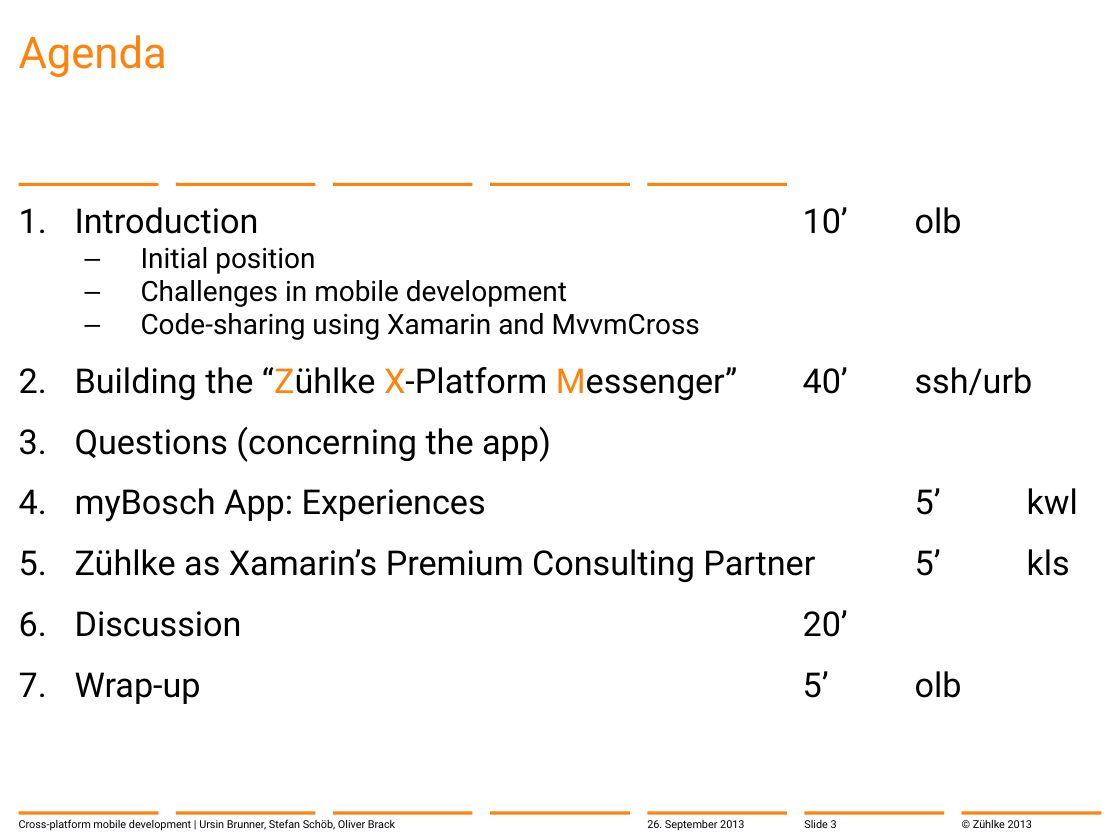
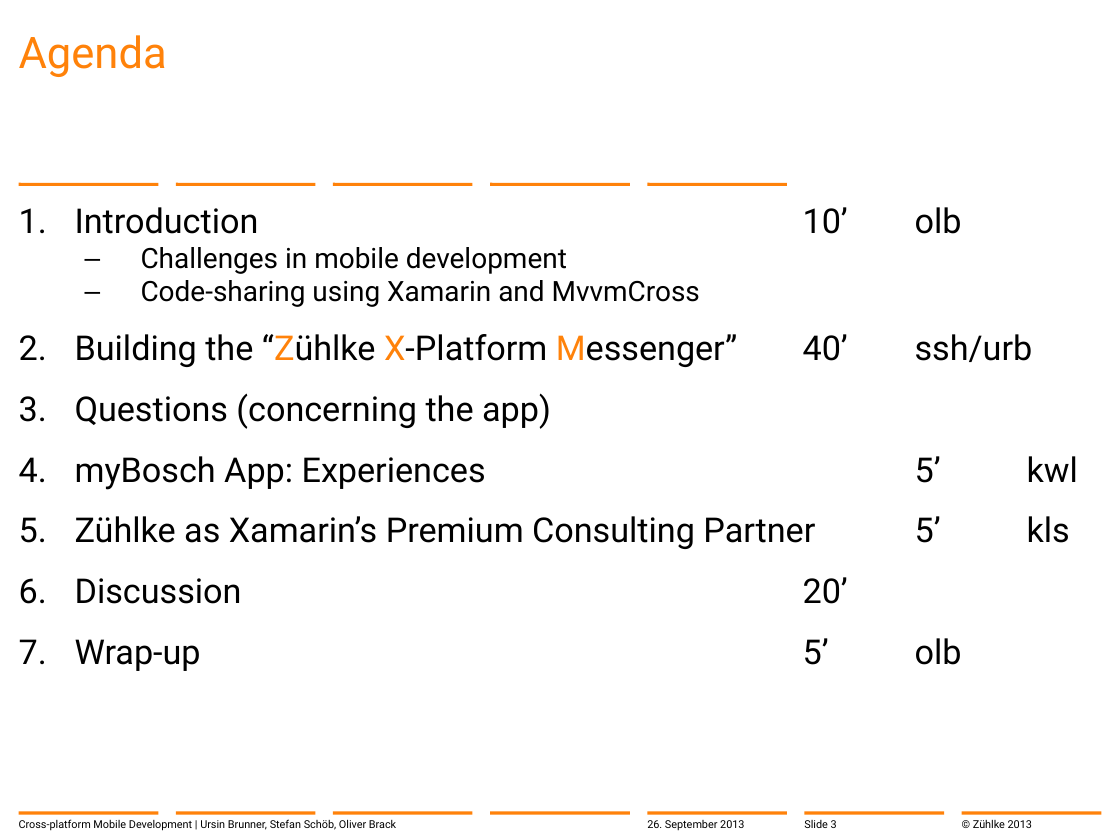
Before and after one commit to brunnurs/zxm, a slide deck: slide 3 of docs/13-09-26 Cross-platform mobile development with C#.pptx. Drawn at 1120x840 pixels with LibreOffice and Linux fonts; fonts in the diff are those of the drawing; background and template pictures are left out. Boxes give left, top, right and bottom in pixels: in the first picture for what was removed or moved away, otherwise in the second. Text is boxed around its words. In the diff, an @@ line names an element or a change of style, - is before the commit and + after.

```diff
--- a/docs/13-09-26 Cross-platform mobile development with C#.pptx
+++ b/docs/13-09-26 Cross-platform mobile development with C#.pptx
@@ text at [141,247,315,274]: paragraph removed @@
-    – Initial position
@@ text at [19,819,396,831]: text changed @@
-Cross-platform mobile development | Ursin Brunner, Stefan Schöb, Oliver Brack
+Cross-platform Mobile Development | Ursin Brunner, Stefan Schöb, Oliver Brack
```
Also in this commit, not shown: 24 other slides changed, 1 slide added.
